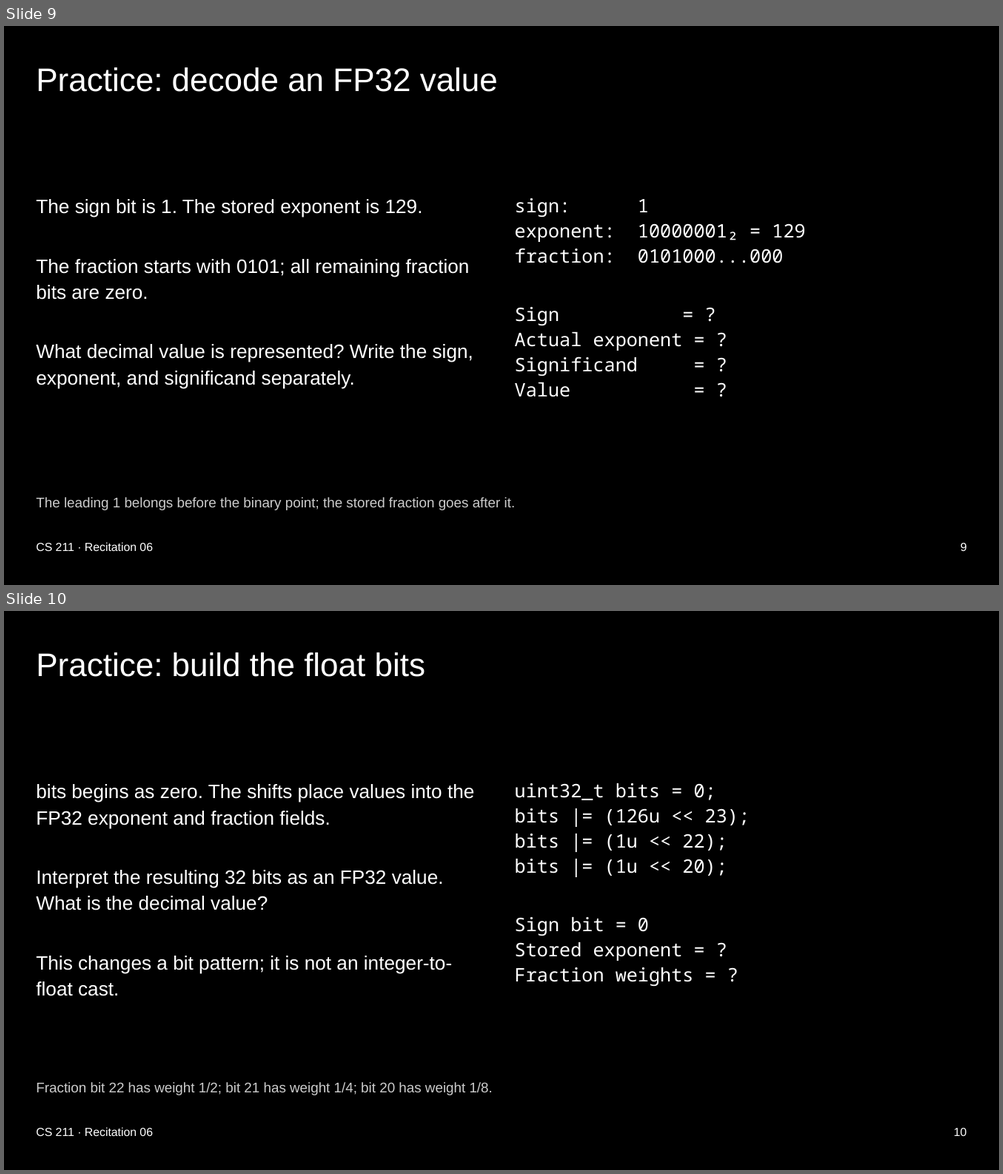
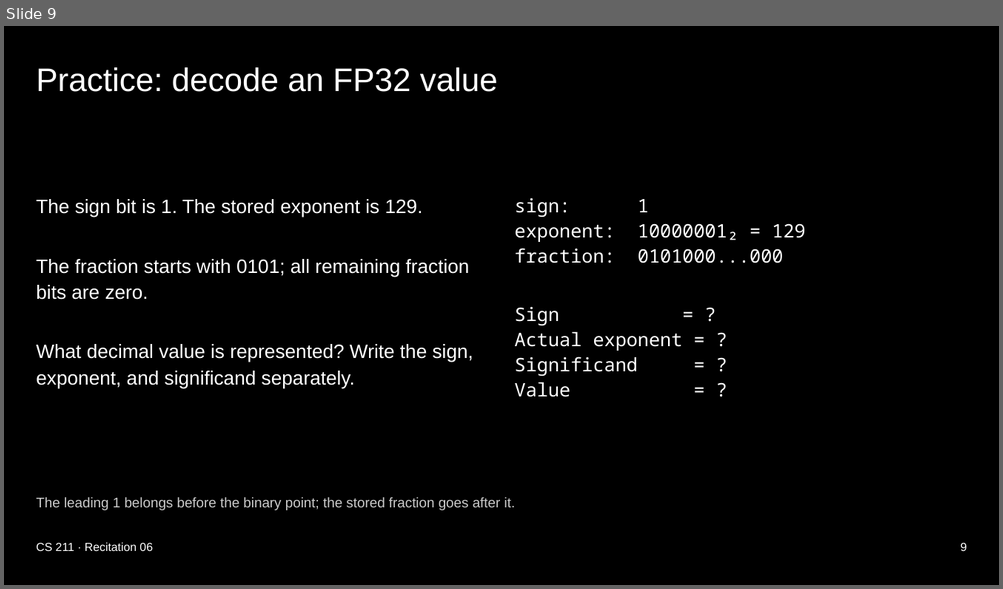
Before and after one commit to xsebby/portfolio, a slide deck: public/presentations/CS211_Recitation_6.pptx. Shown one above the other, each under a label of ours: slides 9 and 10 before the commit, slide 9 after it. The pictures are 1003x1174 and 1003x589 pixels, drawn with LibreOffice and Linux fonts; fonts in the diff are those of the drawing. Boxes give left, top, right and bottom in pixels: in the first picture for what was removed or moved away, otherwise in the second. Text is boxed around its words. In the diff, an @@ line names an element or a change of style, - is before the commit and + after.

```diff
--- a/public/presentations/CS211_Recitation_6.pptx
+++ b/public/presentations/CS211_Recitation_6.pptx
@@ slide 10 removed at (4,611,999,1170), background #000000 @@
@@ title removed at (36,652,426,677) @@
-Practice: build the float bits
@@ text removed at (36,784,474,997) @@
-bits begins as zero. The shifts place values into the FP32 exponent and fraction fields.
-Interpret the resulting 32 bits as an FP32 value. What is the decimal value?
-This changes a bit pattern; it is not an integer-to-float cast.
@@ text removed at (515,783,749,986) @@
-uint32_t bits = 0;
-bits |= (126u << 23);
-bits |= (1u << 22);
-bits |= (1u << 20);
-Sign bit = 0
-Stored exponent = ?
-Fraction weights = ?
@@ text removed at (36,1082,492,1096) @@
-Fraction bit 22 has weight 1/2; bit 21 has weight 1/4; bit 20 has weight 1/8.
@@ text removed at (36,1128,153,1136) @@
-CS 211 · Recitation 06
@@ text removed at (953,1128,967,1136) @@
-10
```
Also in this commit, not shown: 3 slides changed, 5 other slides removed, 3 other files.
